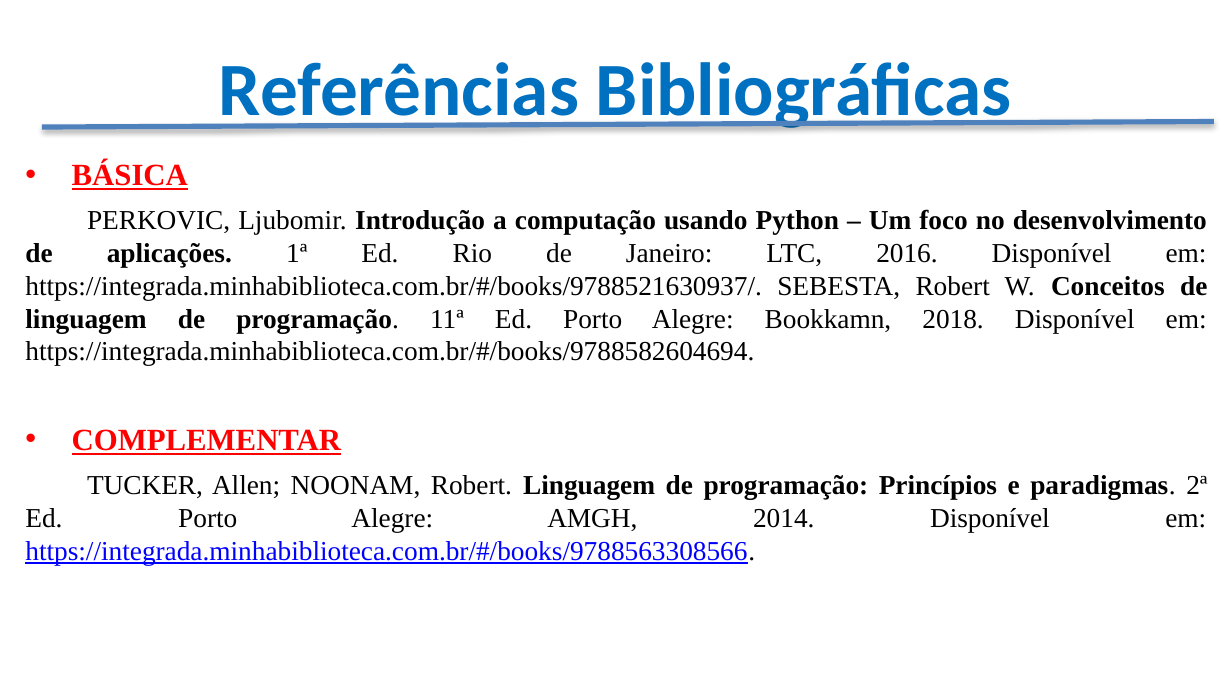
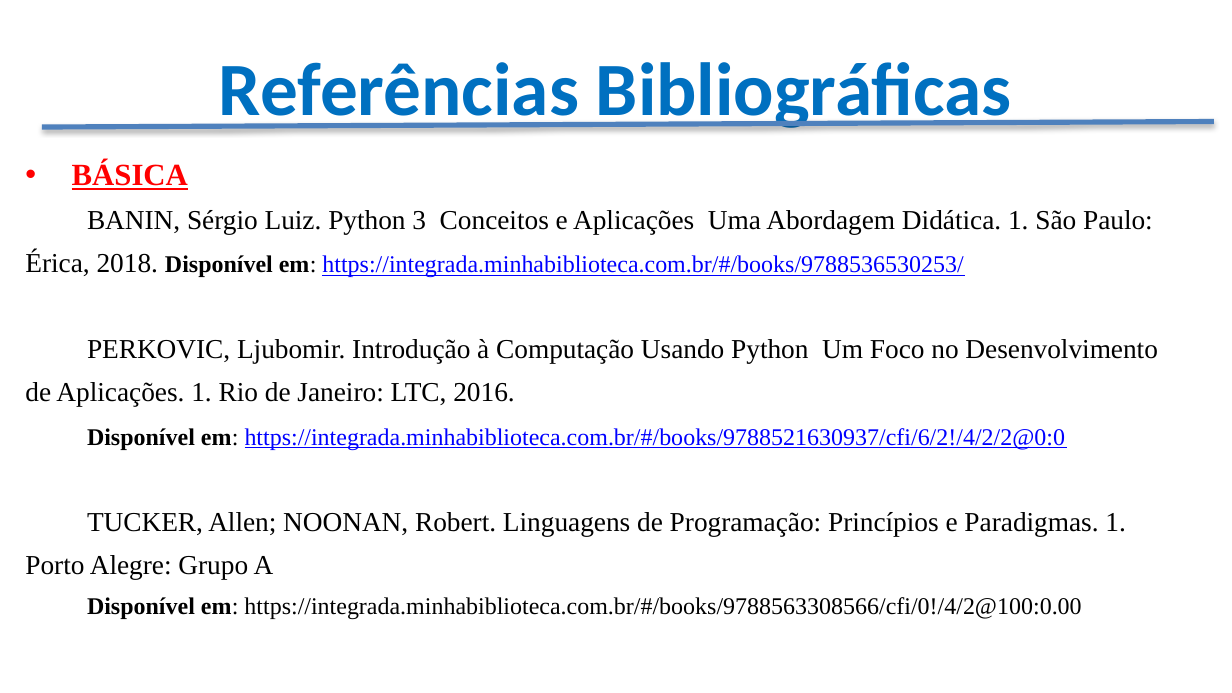
Before and after one commit to CloudEducationBrazil/WydenUniRuyPythonRAD, a slide deck: slide 17 of 01 Classes/Apresentação - Desenvolvimento RAD Python.pptx (slide 9 before the commit). Drawn at 1232x693 pixels with LibreOffice and Linux fonts; fonts in the diff are those of the drawing; background and template pictures are left out. Boxes give left, top, right and bottom in pixels: in the first picture for what was removed or moved away, otherwise in the second. Text is boxed around its words. In the diff, an @@ line names an element or a change of style, - is before the commit and + after.

```diff
--- a/01 Classes/Apresentação - Desenvolvimento RAD Python.pptx
+++ b/01 Classes/Apresentação - Desenvolvimento RAD Python.pptx
@@ text at bbox=[25, 210, 1158, 620]: text changed @@
-PERKOVIC, Ljubomir. Introdução a computação usando Python – Um foco no desenvolvimento de aplicações. 1ª Ed. Rio de Janeiro: LTC, 2016. Disponível em: https://integrada.minhabiblioteca.com.br/#/books/9788521630937/. SEBESTA, Robert W. Conceitos de linguagem de programação. 11ª Ed. Porto Alegre: Bookkamn, 2018. Disponível em: https://integrada.minhabiblioteca.com.br/#/books/9788582604694.
-• COMPLEMENTAR
-TUCKER, Allen; NOONAM, Robert. Linguagem de programação: Princípios e paradigmas. 2ª Ed. Porto Alegre: AMGH, 2014. Disponível em: https://integrada.minhabiblioteca.com.br/#/books/9788563308566.
+BANIN, Sérgio Luiz. Python 3 Conceitos e Aplicações Uma Abordagem Didática. 1. São Paulo:
+Érica, 2018. Disponível em: https://integrada.minhabiblioteca.com.br/#/books/9788536530253/
+PERKOVIC, Ljubomir. Introdução à Computação Usando Python Um Foco no Desenvolvimento
+de Aplicações. 1. Rio de Janeiro: LTC, 2016.
+Disponível em: https://integrada.minhabiblioteca.com.br/#/books/9788521630937/cfi/6/2!/4/2/2@0:0
+TUCKER, Allen; NOONAN, Robert. Linguagens de Programação: Princípios e Paradigmas. 1.
+Porto Alegre: Grupo A
+Disponível em: https://integrada.minhabiblioteca.com.br/#/books/9788563308566/cfi/0!/4/2@100:0.00
```
Also in this commit, not shown: 7 other slides changed, 10 slides added, 11 other files.
